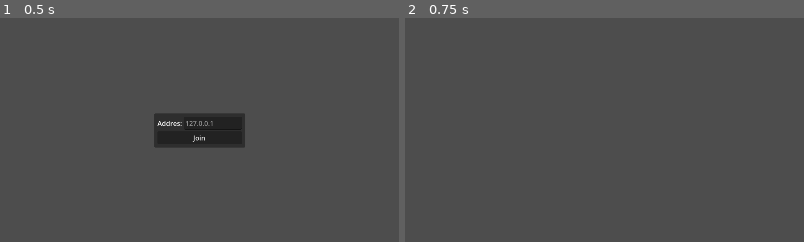
Above: before the commit, frames 1-2 (left to right).
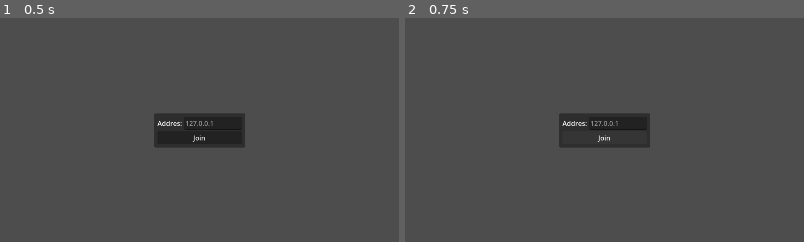
Above: after the commit, the same moments.

Repository: Ultraegern/godot-multiplayer-example
Game: Godot game, scene res://scenes/main.tscn
The game is run twice, just before and just after one commit, with the same random seed, the same clock (stepped at 60 frames per second) and the same inputs. The engine's default icon, where the game draws it, is replaced by a stand-in: a white triangle on a blue panel in a dark square.
Inputs:
- Up to frame 1 (0.5 s): no input
- Up to frame 2 (0.75 s): click "Join" at 0.5 s
The pictures show only the part of the screen within x 25-75%, y 25-75%; the shares and areas given below are measured in that part.

Frame 1 is identical in both runs. In frame 2, 2.2% of the frame differs, in the area x 38-62%, y 42-58%.

Commit message:
Add more ui

Diff:
--- /dev/null
+++ b/scenes/connection_failed_ui.tscn
@@ -0,0 +1,35 @@
+[gd_scene format=3 uid="uid://bu5u2s4b8kwne"]
+
+[node name="ConnectionFailedUi" type="CanvasLayer" unique_id=1928390493]
+
+[node name="PanelContainer" type="PanelContainer" parent="." unique_id=991959062]
+anchors_preset = 8
+anchor_left = 0.5
+anchor_top = 0.5
+anchor_right = 0.5
+anchor_bottom = 0.5
+offset_left = -20.0
+offset_top = -20.0
+offset_right = 20.0
+offset_bottom = 20.0
+grow_horizontal = 2
+grow_vertical = 2
+
+[node name="MarginContainer" type="MarginContainer" parent="PanelContainer" unique_id=403094595]
+layout_mode = 2
+theme_override_constants/margin_left = 8
+theme_override_constants/margin_top = 8
+theme_override_constants/margin_right = 8
+theme_override_constants/margin_bottom = 8
+
+[node name="VBoxContainer" type="VBoxContainer" parent="PanelContainer/MarginContainer" unique_id=699915409]
+layout_mode = 2
+
+[node name="Label" type="Label" parent="PanelContainer/MarginContainer/VBoxContainer" unique_id=1038673594]
+layout_mode = 2
+size_flags_horizontal = 0
+text = "Connection Failed"
+
+[node name="Ok" type="Button" parent="PanelContainer/MarginContainer/VBoxContainer" unique_id=1145714309]
+layout_mode = 2
+text = "Ok"
--- /dev/null
+++ b/scenes/host_disconnected_ui.tscn
@@ -0,0 +1,35 @@
+[gd_scene format=3 uid="uid://c2vlbodcbitvd"]
+
+[node name="HostDisconnectedUi" type="CanvasLayer" unique_id=1928390493]
+
+[node name="PanelContainer" type="PanelContainer" parent="." unique_id=991959062]
+anchors_preset = 8
+anchor_left = 0.5
+anchor_top = 0.5
+anchor_right = 0.5
+anchor_bottom = 0.5
+offset_left = -20.0
+offset_top = -20.0
+offset_right = 20.0
+offset_bottom = 20.0
+grow_horizontal = 2
+grow_vertical = 2
+
+[node name="MarginContainer" type="MarginContainer" parent="PanelContainer" unique_id=403094595]
+layout_mode = 2
+theme_override_constants/margin_left = 8
+theme_override_constants/margin_top = 8
+theme_override_constants/margin_right = 8
+theme_override_constants/margin_bottom = 8
+
+[node name="VBoxContainer" type="VBoxContainer" parent="PanelContainer/MarginContainer" unique_id=699915409]
+layout_mode = 2
+
+[node name="Label" type="Label" parent="PanelContainer/MarginContainer/VBoxContainer" unique_id=1038673594]
+layout_mode = 2
+size_flags_horizontal = 0
+text = "The Host Disconnected"
+
+[node name="Exit" type="Button" parent="PanelContainer/MarginContainer/VBoxContainer" unique_id=1145714309]
+layout_mode = 2
+text = "Exit"
--- a/scenes/main.tscn
+++ b/scenes/main.tscn
@@ -2,6 +2,8 @@
 
 [ext_resource type="Script" uid="uid://bb6ed5vje7paj" path="res://scripts/main.gd" id="1_jjgbg"]
 [ext_resource type="PackedScene" uid="uid://bt4abmx4sb0d8" path="res://scenes/join_ui.tscn" id="2_bo1nx"]
+[ext_resource type="PackedScene" uid="uid://c2vlbodcbitvd" path="res://scenes/host_disconnected_ui.tscn" id="3_sugp2"]
+[ext_resource type="PackedScene" uid="uid://bu5u2s4b8kwne" path="res://scenes/connection_failed_ui.tscn" id="4_jyhfs"]
 
 [node name="Main" type="Node" unique_id=1728089529]
 script = ExtResource("1_jjgbg")
@@ -10,14 +12,26 @@
 _spawnable_scenes = PackedStringArray("uid://do6wcpaaq1au1")
 spawn_path = NodePath("..")
 
-[node name="JoinUi" parent="." unique_id=1547642127 instance=ExtResource("2_bo1nx")]
+[node name="Ui" type="Node" parent="." unique_id=810052575]
 
-[node name="PanelContainer" parent="JoinUi" index="0" unique_id=991959062]
+[node name="JoinUi" parent="Ui" unique_id=1547642127 instance=ExtResource("2_bo1nx")]
+
+[node name="PanelContainer" parent="Ui/JoinUi" index="0" unique_id=991959062]
 offset_left = -73.5
 offset_top = -41.0
 offset_right = 73.5
 offset_bottom = 41.0
 
-[connection signal="pressed" from="JoinUi/PanelContainer/MarginContainer/VBoxContainer/Join" to="." method="_on_join_pressed"]
+[node name="HostDisconnectedUi" parent="Ui" unique_id=1928390493 instance=ExtResource("3_sugp2")]
+visible = false
 
-[editable path="JoinUi"]
+[node name="ConnectionFailedUi" parent="Ui" unique_id=355719442 instance=ExtResource("4_jyhfs")]
+visible = false
+
+[connection signal="pressed" from="Ui/JoinUi/PanelContainer/MarginContainer/VBoxContainer/Join" to="." method="_on_join_pressed"]
+[connection signal="pressed" from="Ui/HostDisconnectedUi/PanelContainer/MarginContainer/VBoxContainer/Exit" to="." method="_on_host_disconnected_exit_pressed"]
+[connection signal="pressed" from="Ui/ConnectionFailedUi/PanelContainer/MarginContainer/VBoxContainer/Ok" to="." method="_on_connection_failed_ok_pressed"]
+
+[editable path="Ui/JoinUi"]
+[editable path="Ui/HostDisconnectedUi"]
+[editable path="Ui/ConnectionFailedUi"]
--- a/scripts/main.gd
+++ b/scripts/main.gd
@@ -3,8 +3,10 @@
 
 const PLAYER: PackedScene = preload("uid://do6wcpaaq1au1")
 
-@onready var address: LineEdit = $JoinUi/PanelContainer/MarginContainer/VBoxContainer/Address/Address
-@onready var join_ui: CanvasLayer = $JoinUi
+@onready var address: LineEdit = $Ui/JoinUi/PanelContainer/MarginContainer/VBoxContainer/Address/Address
+@onready var join_ui: CanvasLayer = $Ui/JoinUi
+@onready var host_disconnected_ui: CanvasLayer = $Ui/HostDisconnectedUi
+@onready var connection_failed_ui: CanvasLayer = $Ui/ConnectionFailedUi
 
 static func check_cmdline_arg(arg: String) -> bool:
 	return not OS.get_cmdline_args().find(arg) == -1
@@ -29,17 +31,26 @@
 
 
 func _on_connected_to_server() -> void:
-	pass
+	join_ui.hide()
 
 
 func _on_connection_failed() -> void:
-	pass
+	join_ui.hide()
+	connection_failed_ui.show()
 
 
 func _on_server_disconnected() -> void:
-	pass
+	host_disconnected_ui.show()
 
 
 func _on_join_pressed() -> void:
 	join_server(9999, address.text, NetworkingBackend.ENet)
-	join_ui.hide()
+
+
+func _on_host_disconnected_exit_pressed() -> void:
+	get_tree().quit()
+
+
+func _on_connection_failed_ok_pressed() -> void:
+	connection_failed_ui.hide()
+	join_ui.show()
--- a/scripts/network_manager.gd
+++ b/scripts/network_manager.gd
@@ -42,7 +42,7 @@
 			error = peer.create_client("wss://" + address + ":" + str(port))
 
 	if not error == OK:
-		push_error(error)
+		push_error("Error nr " + str(error))
 	multiplayer.multiplayer_peer = peer
 	multiplayer.connected_to_server.connect(_on_connected_to_server)
 	multiplayer.connection_failed.connect(_on_connection_failed)
@@ -72,7 +72,7 @@
 			print("Started WebSocketSecure server on port " + str(port))
 
 	if not error == OK:
-		push_error(error)
+		push_error("Error nr " + str(error))
 	multiplayer.multiplayer_peer = peer
 	multiplayer.peer_connected.connect(_on_peer_connected)
 	multiplayer.peer_disconnected.connect(_on_peer_disconnected)
